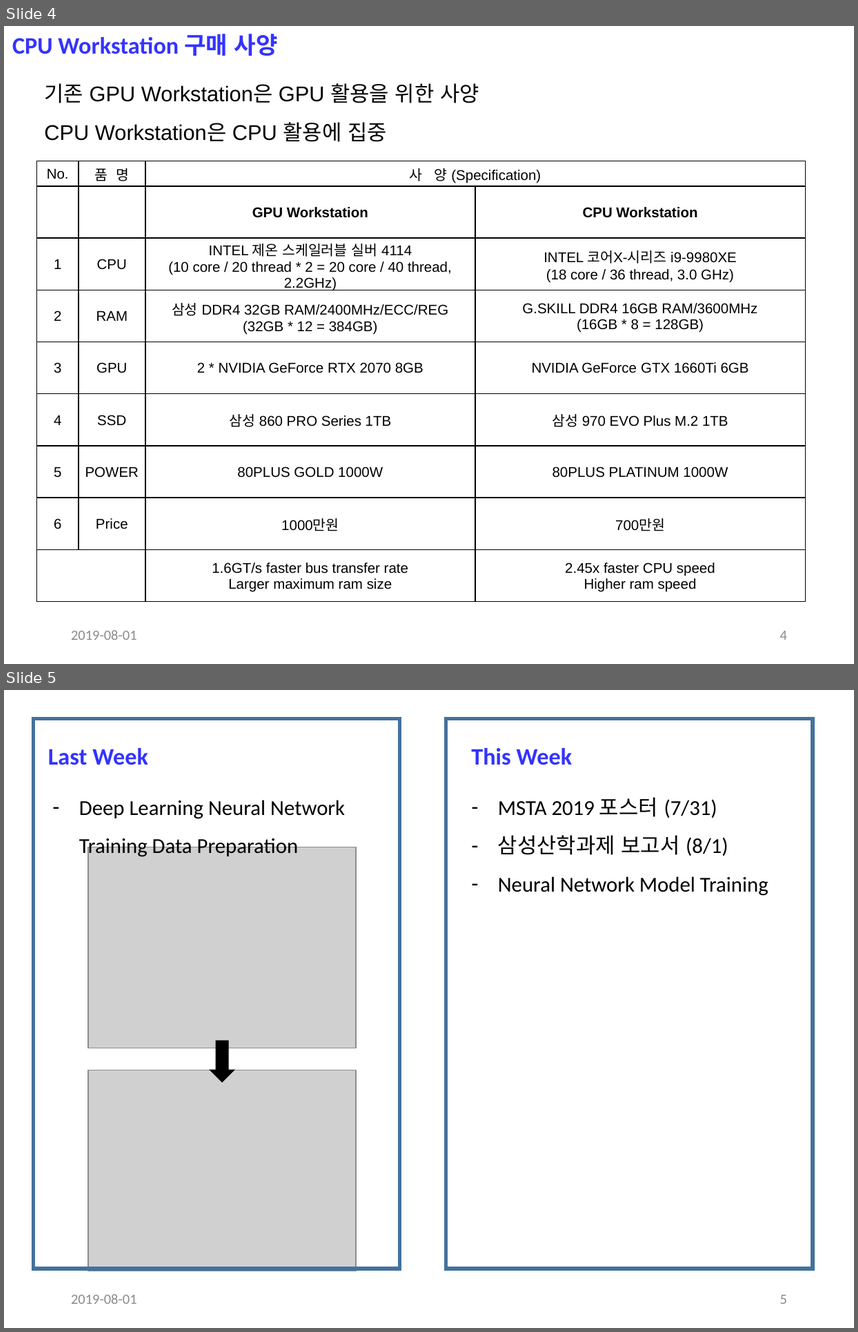
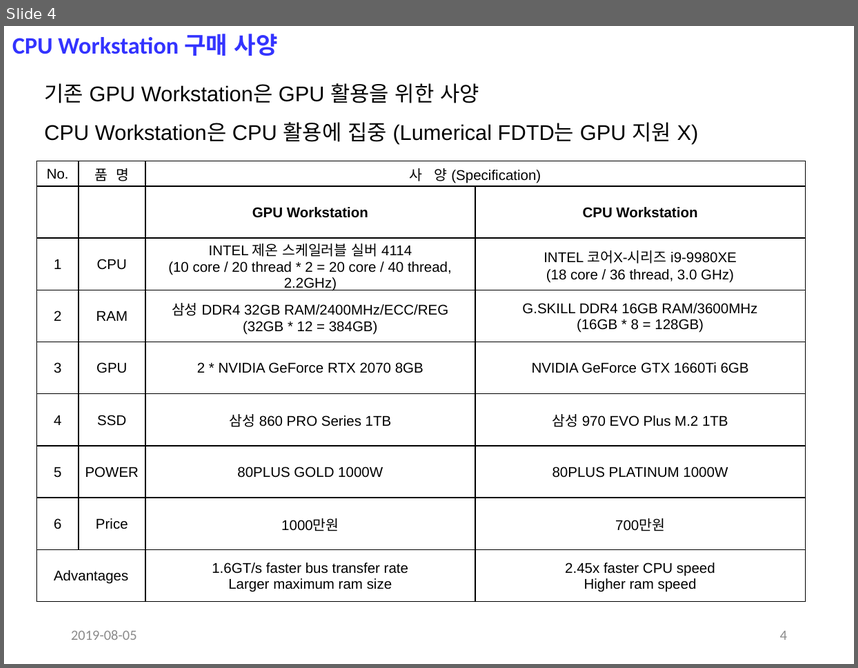
Before and after one commit to jglee96/NBTP_Lab, a slide deck: 랩미팅/201908/190805 (Jong).pptx. Shown one above the other, each under a label of ours: slides 4 and 5 before the commit, slide 4 after it. The pictures are 858x1332 and 858x668 pixels, drawn with LibreOffice and Linux fonts; fonts in the diff are those of the drawing; grey boxes stand for pictures. Boxes give left, top, right and bottom in pixels: in the first picture for what was removed or moved away, otherwise in the second. Text is boxed around its words. In the diff, an @@ line names an element or a change of style, - is before the commit and + after.

```diff
--- a/랩미팅/201908/190805 (Jong).pptx
+++ b/랩미팅/201908/190805 (Jong).pptx
@@ slide 5 removed at [4, 690, 854, 1328], background #FFFFFF @@
@@ rectangle removed at [33, 718, 399, 1268] @@
@@ rectangle removed at [446, 718, 813, 1268] @@
@@ text removed at [48, 748, 148, 765] @@
-Last Week
@@ text removed at [471, 748, 573, 765] @@
-This Week
@@ text removed at [79, 800, 345, 858] @@
-– Deep Learning Neural Network Training Data Preparation
@@ text removed at [498, 797, 769, 896] @@
-– MSTA 2019 포스터 (7/31)
-– 삼성산학과제 보고서 (8/1)
-– Neural Network Model Training
@@ picture removed at [88, 847, 356, 1048] @@
@@ down arrow removed at [209, 1041, 235, 1083] @@
@@ picture removed at [88, 1070, 356, 1270] @@
@@ text removed at [71, 1294, 137, 1303] @@
-2019-08-01
@@ page number removed at [780, 1294, 787, 1303] @@
-5
@@ slide 4 changed as well @@
@@ text at [44, 122, 699, 143]: text changed @@
-CPU Workstation은 CPU 활용에 집중
+CPU Workstation은 CPU 활용에 집중 (Lumerical FDTD는 GPU 지원 X)
@@ table at [37, 161, 806, 601] @@
-row 9, column 1: 
+row 9, column 1: Advantages
@@ text at [71, 630, 137, 639]: text changed @@
-2019-08-01
+2019-08-05
```
Also in this commit, not shown: 3 other slides changed, 3 slides added, 1 other slide removed, 19 other files.
